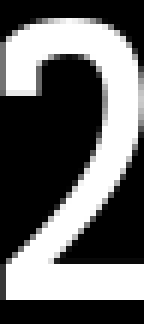
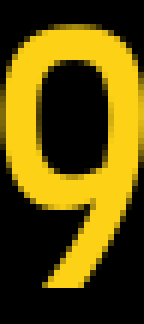
The second 144px x 324px image is a revision of the first. Changes to its layers:
showed "Digit - Gold", moved it above "Digit - White", painted on it over [0, 18, 144, 300]
hid "Digit - White", painted on it over [0, 18, 144, 300]
